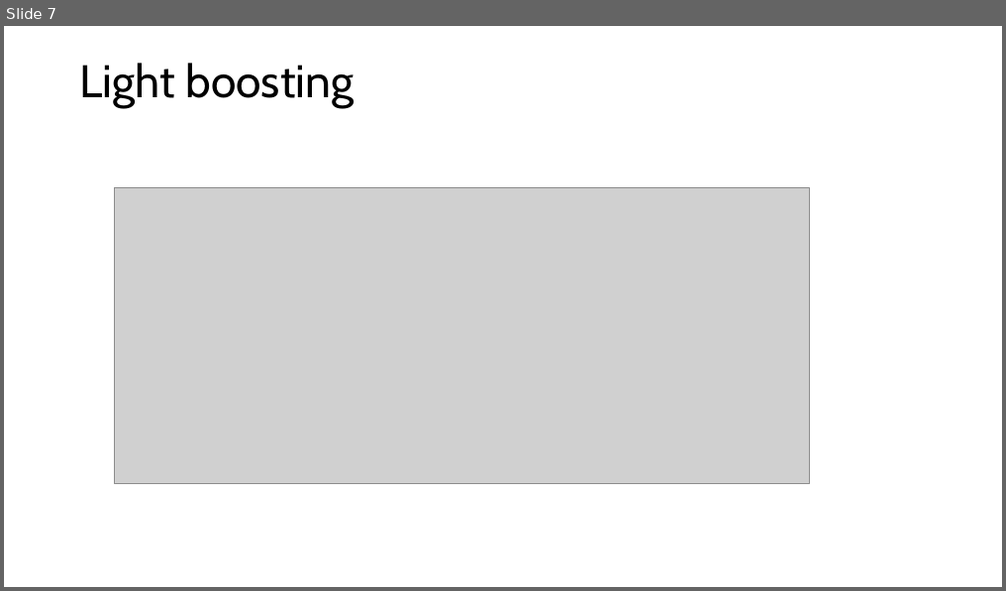
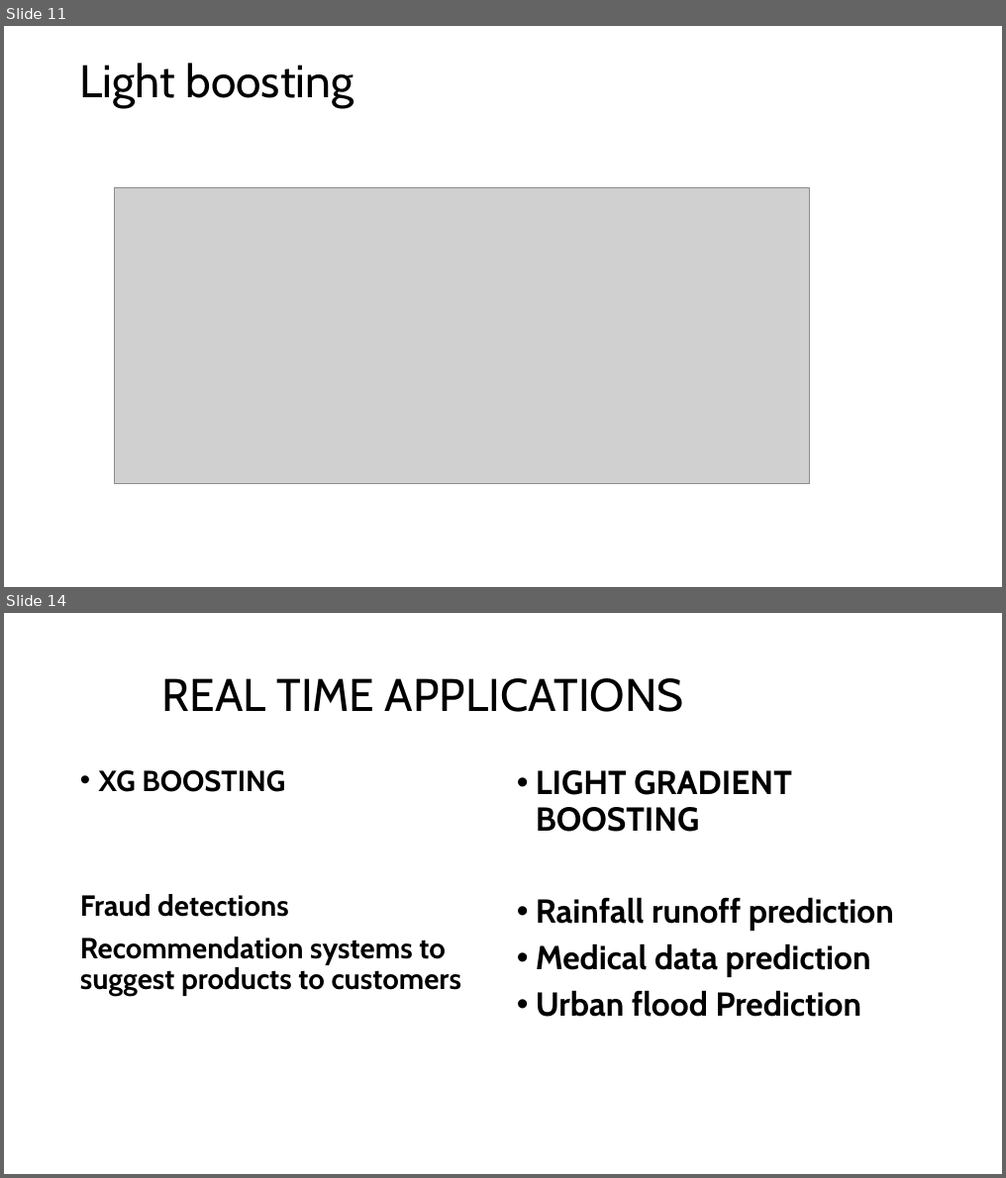
Before and after one commit to lakshmiprabha25/MACHINE-LEARNING-, a slide deck: Boosting.pptx. Shown one above the other, each under a label of ours: slide 7 before the commit, slides 11 and 14 after it; the slides between them are not shown. The pictures are 1006x591 and 1006x1178 pixels, drawn with LibreOffice and Linux fonts; fonts in the diff are those of the drawing; grey boxes stand for pictures. Boxes give left, top, right and bottom in pixels: in the first picture for what was removed or moved away, otherwise in the second. Text is boxed around its words. In the diff, an @@ line names an element or a change of style, - is before the commit and + after.

```diff
--- a/Boosting.pptx
+++ b/Boosting.pptx
@@ slide 14 added at <box>4,613,1002,1174</box>, background #FFFFFF @@
@@ title added at <box>162,678,684,712</box>, 44 pt, text #000000 @@
+REAL TIME APPLICATIONS
@@ text added at <box>80,770,461,997</box>, 28 pt, text #000000, bold @@
+• XG BOOSTING
+Fraud detections
+Recommendation systems to suggest products to customers
@@ text added at <box>536,770,894,1017</box>, 32 pt, text #000000, bold @@
+• LIGHT GRADIENT BOOSTING
+• Rainfall runoff prediction
+• Medical data prediction
+• Urban flood Prediction
@@ what was slide 7 is now slide 11 @@
```
Also in this commit, not shown: 1 slide changed, 5 other slides added, 1 slide removed.
